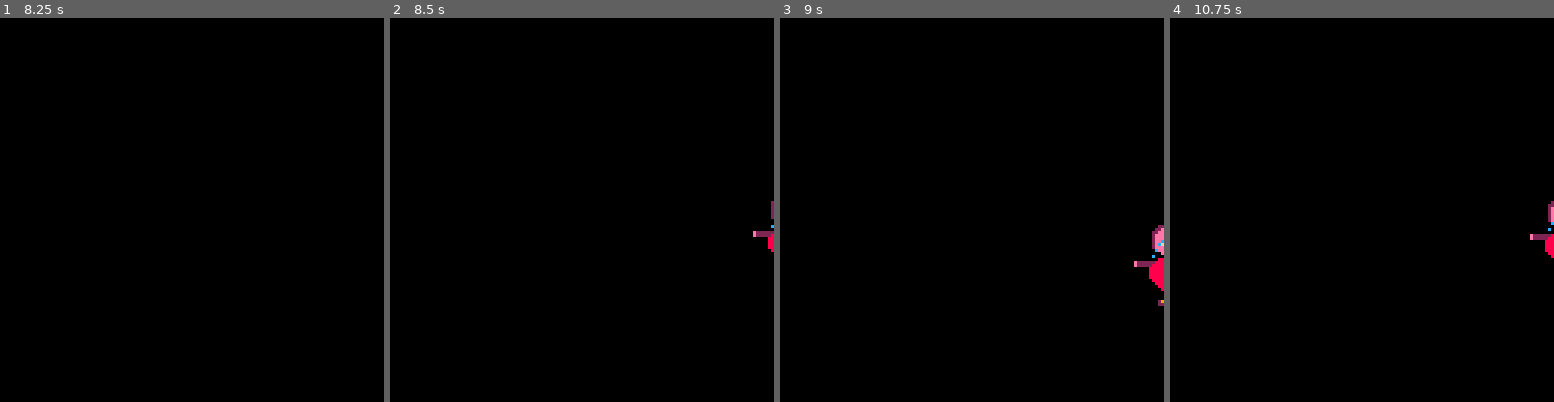
Above: before the commit, frames 1-4 (left to right).
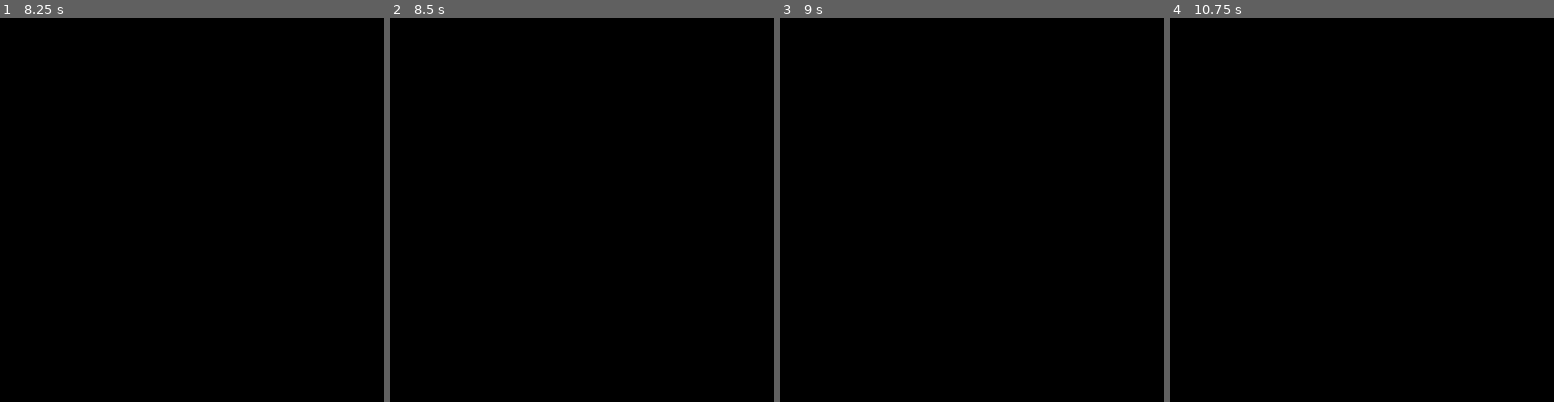
Above: after the commit, the same moments.

Repository: calebbergman/moonshot
Game: PICO-8 cartridge carts/helloworld.p8
Two runs of this game, one before a commit and one after it. Both use one fixed random seed, a clock stepped at 60 frames per second and the inputs below.
Inputs:
- Up to frame 1 (8.25 s): tap X (X key) at 0.33, 1.07, 1.85, 2.97, 4.08, 5.2, 6.32, 7.43 s; hold Right 1.6-2.1 s; hold Up 2.15-2.42 s; hold Right 2.47-3.03 s; hold Left 3.08-3.58 s; hold Down 3.63-3.97 s; hold Right 4.02-4.68 s; hold Up 4.73-5.03 s; hold Left 5.08-5.68 s; hold Down 5.73-6.03 s; hold Right 6.08-6.58 s; hold Right 6.63-7.13 s; hold Up 7.18-7.45 s; hold Right 7.5-8.07 s; hold Left from 8.12 s (still down)
- Up to frame 2 (8.5 s): keep holding Left
- Up to frame 3 (9 s): tap X (X key) at 8.55 s; release Left at 8.62 s; hold Down from 8.67 s (still down)
- Up to frame 4 (10.75 s): release Down at 9 s; hold Right 9.05-9.72 s; tap X (X key) at 9.67 s; hold Up 9.77-10.07 s; hold Left 10.12-10.72 s

Frame 1 is identical in both runs. In frame 2, 0.2% of the frame differs, in the area x 94-100%, y 47-61%; in frame 3, 0.5%, in the area x 92-100%, y 53-75%; in frame 4, 0.3%.

Commit message:
Edge Detection - and it doesn't work

Diff:
--- a/carts/helloworld.p8
+++ b/carts/helloworld.p8
@@ -7,10 +7,14 @@
 
 function _update()
 	prev_x=x
-	if (btn(⬅️)) then x-=1 end
-	if (btn(➡️)) then x+=1 end
-	if (btn(⬆️)) then y-=1 end
-	if (btn(⬇️)) then y+=1 end
+ if x>0 and x<127 then
+ 	if (btn(⬅️)) then x-=1 end
+ 	if (btn(➡️)) then x+=1 end
+	end
+ if y>0 and y<127 then
+  if (btn(⬆️)) then y-=1 end
+ 	if (btn(⬇️)) then y+=1 end
+ end
 	if (prev_x != x) then
 		face_left = prev_x < x
 	end
